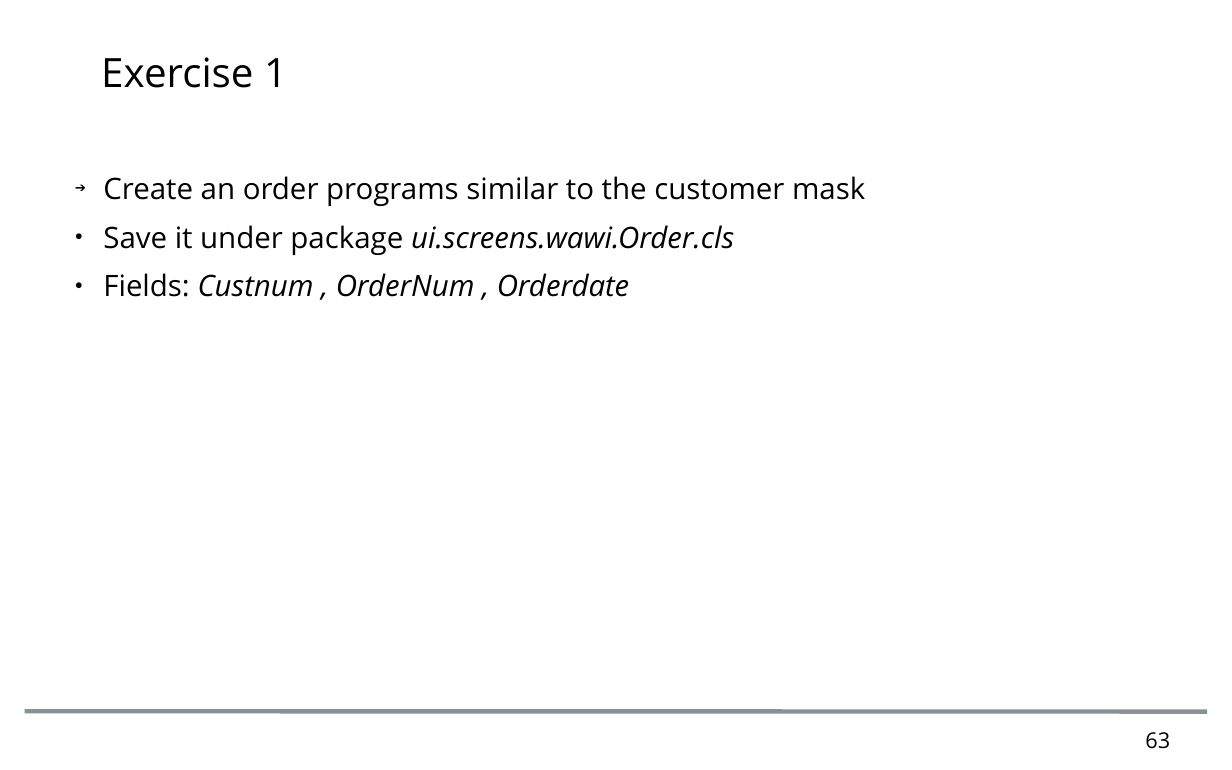
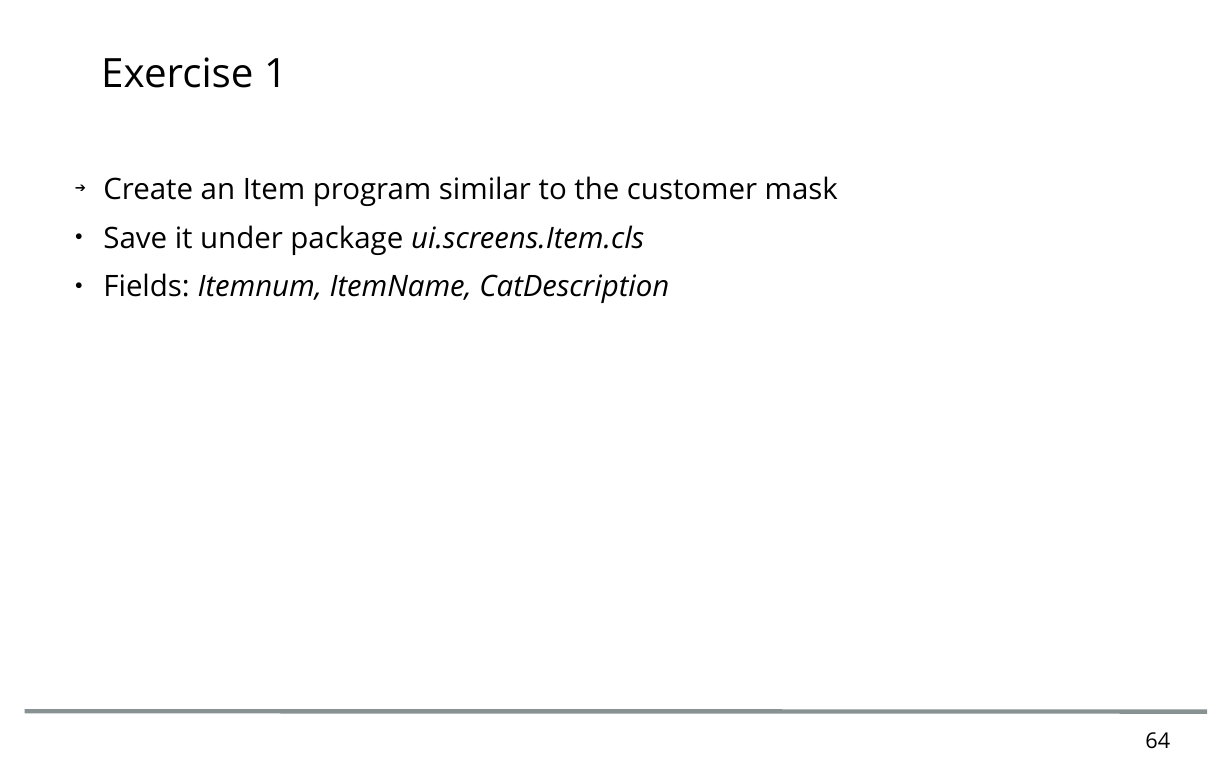
Before and after one commit to nik00iap/openedgeExcercises, a slide deck: slide 64 of doc/OOABLWorkshop.odp (slide 63 before the commit). Drawn at 1232x770 pixels with LibreOffice and Linux fonts; fonts in the diff are those of the drawing; background and template pictures are left out. Boxes give left, top, right and bottom in pixels: in the first picture for what was removed or moved away, otherwise in the second. Text is boxed around its words. In the diff, an @@ line names an element or a change of style, - is before the commit and + after.

```diff
--- a/doc/OOABLWorkshop.odp
+++ b/doc/OOABLWorkshop.odp
@@ text at <box>103,176,838,303</box>: text changed @@
-➔ Create an order programs similar to the customer mask
-● Save it under package ui.screens.wawi.Order.cls
-● Fields: Custnum , OrderNum , Orderdate
+➔ Create an Item program similar to the customer mask
+● Save it under package ui.screens.Item.cls
+● Fields: Itemnum, ItemName, CatDescription
@@ page number at <box>1145,732,1170,749</box>: text changed @@
-63
+64
```
Also in this commit, not shown: 6 other slides changed, 8 other files.
